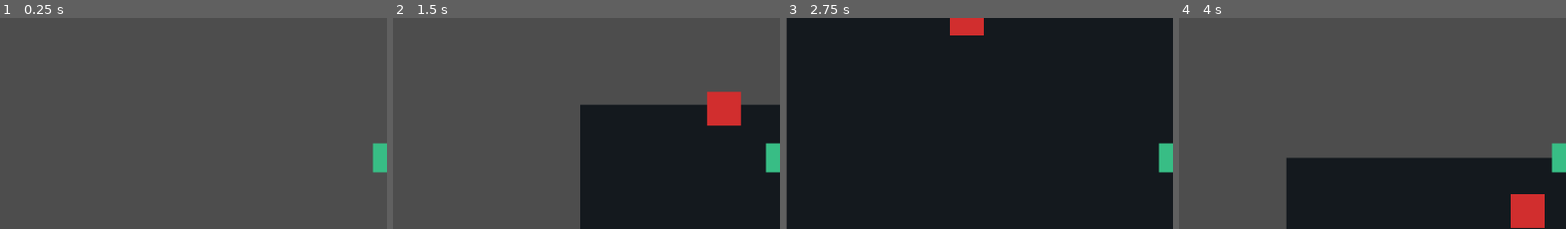
Above: before the commit, frames 1-4 (left to right).
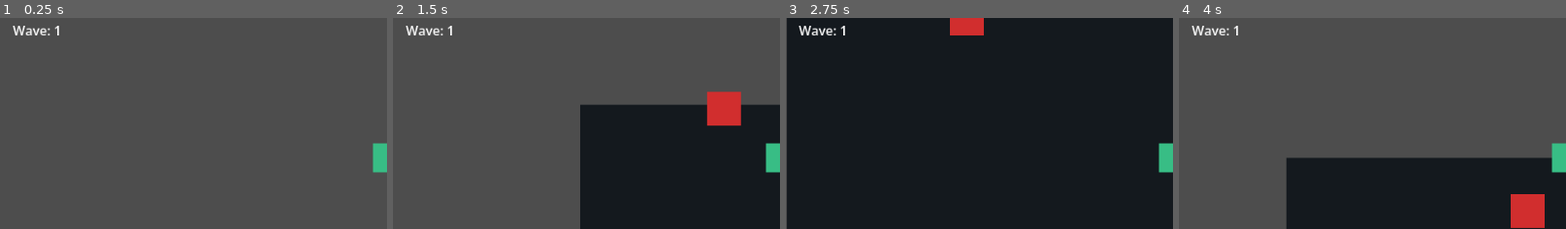
Above: after the commit, the same moments.

Repository: djlasher/Multi-Agent-Volume-1-RPG
Game: Godot game, scene res://scenes/main.tscn
The game is run twice, just before and just after one commit, with the same random seed, the same clock (stepped at 60 frames per second) and the same inputs.
Inputs (mouse positions are % of the whole screen's width and height, from its top left):
- Up to frame 1 (0.25 s): no input
- Up to frame 2 (1.5 s): tap Enter at 0.5 s; move the mouse to (72, 43) at 0.52 s; hold Right (ui_right) 0.53-1.28 s; tap 1 at 0.6 s; click (72, 43) at 0.67 s; tap Space at 0.77 s; move the mouse to (30, 54) at 1.27 s; hold Down (ui_down) from 1.28 s (still down); tap 2 at 1.35 s
- Up to frame 3 (2.75 s): tap Space at 1.52 s; move the mouse to (60, 26) at 2.02 s; release Down (ui_down) at 2.03 s; hold Right (ui_right) from 2.03 s (still down); tap 3 at 2.1 s
- Up to frame 4 (4 s): move the mouse to (45, 69) at 2.77 s; release Right (ui_right) at 2.78 s; hold Up (ui_up) 2.78-3.53 s; tap R at 2.85 s; click (45, 69) at 2.92 s; tap Space at 3.02, 3.77 s; move the mouse to (80, 64) at 3.52 s; hold Left (ui_left) from 3.53 s (still down); tap 1 at 3.6 s
The pictures show only the part of the screen within x 0-50%, y 16-65%; the shares and areas given below are measured in that part.

The runs differ from the first frame. In frame 1, 0.3% of the frame differs, in the area x 3-16%, y 3-9%; in frame 2, 0.3%; in frame 3, 0.3%; in frame 4, 0.3%.

Commit message:
Add simple wave scaling

Diff:
--- a/scenes/main.tscn
+++ b/scenes/main.tscn
@@ -51,6 +51,13 @@
 offset_bottom=98.0
 text="Level: 1"
 
+[node name="WaveLabel" type="Label" parent="GameUI"]
+offset_left=16.0
+offset_top=100.0
+offset_right=220.0
+offset_bottom=126.0
+text="Wave: 1"
+
 [node name="LevelUpLabel" type="Label" parent="GameUI"]
 visible=false
 offset_left=324.0
--- a/scripts/enemy.gd
+++ b/scripts/enemy.gd
@@ -38,3 +38,8 @@
 		if get_tree().current_scene.has_method("enemy_defeated"):
 			get_tree().current_scene.enemy_defeated(global_position)
 		queue_free()
+
+func configure_for_wave(wave: int) -> void:
+	speed = 45.0 + ((wave - 1) * 10.0)
+	max_health = 2 + (wave - 1)
+	health = max_health
--- a/scripts/main.gd
+++ b/scripts/main.gd
@@ -8,30 +8,41 @@
 @export var speed_upgrade_amount: float = 25.0
 @export var attack_damage_upgrade_amount: int = 1
 @export var max_health_upgrade_amount: int = 1
+@export var enemies_per_wave: int = 3
 
 var enemies_defeated: int = 0
 var xp: int = 0
 var level: int = 1
+var wave: int = 1
 var choosing_upgrade: bool = false
 
 @onready var defeated_count_label: Label = $GameUI/DefeatedCountLabel
 @onready var xp_count_label: Label = $GameUI/XPCountLabel
 @onready var level_label: Label = $GameUI/LevelLabel
+@onready var wave_label: Label = $GameUI/WaveLabel
 @onready var level_up_label: Label = $GameUI/LevelUpLabel
 @onready var upgrade_choice_label: Label = $GameUI/UpgradeChoiceLabel
 @onready var enemy_spawn_point: Node2D = $EnemySpawnPoint
 @onready var player = $Player
+@onready var enemy = $Enemy
 
 func _ready() -> void:
 	process_mode = Node.PROCESS_MODE_ALWAYS
 	_update_defeated_count()
 	_update_xp_count()
 	_update_level()
+	_update_wave()
+	_configure_enemy(enemy)
 	level_up_label.visible = false
 	upgrade_choice_label.visible = false
 
 func enemy_defeated(defeat_position: Vector2) -> void:
 	enemies_defeated += 1
+	var next_wave := int(enemies_defeated / enemies_per_wave) + 1
+	if next_wave != wave:
+		wave = next_wave
+		_update_wave()
+		print("Wave: %s" % wave)
 	_update_defeated_count()
 	print("Enemies defeated: %s" % enemies_defeated)
 	_spawn_xp_pickup(defeat_position)
@@ -63,9 +74,10 @@
 
 func _respawn_enemy_after_delay() -> void:
 	await get_tree().create_timer(enemy_respawn_delay, false).timeout
-	var enemy := ENEMY_SCENE.instantiate()
-	enemy.position = enemy_spawn_point.position
-	add_child(enemy)
+	var new_enemy := ENEMY_SCENE.instantiate()
+	new_enemy.position = enemy_spawn_point.position
+	_configure_enemy(new_enemy)
+	add_child(new_enemy)
 
 func _spawn_xp_pickup(spawn_position: Vector2) -> void:
 	var pickup := XP_PICKUP_SCENE.instantiate()
@@ -80,6 +92,13 @@
 
 func _update_level() -> void:
 	level_label.text = "Level: %s" % level
+
+func _update_wave() -> void:
+	wave_label.text = "Wave: %s" % wave
+
+func _configure_enemy(enemy_node: Node) -> void:
+	if enemy_node.has_method("configure_for_wave"):
+		enemy_node.configure_for_wave(wave)
 
 func _start_upgrade_choice() -> void:
 	if choosing_upgrade:
Not shown, changed: DEVELOPMENT_LOG.md
Not shown, changed: docs/DEVLOG.md
Not shown, changed: docs/RUNNING_LOCALLY.md
